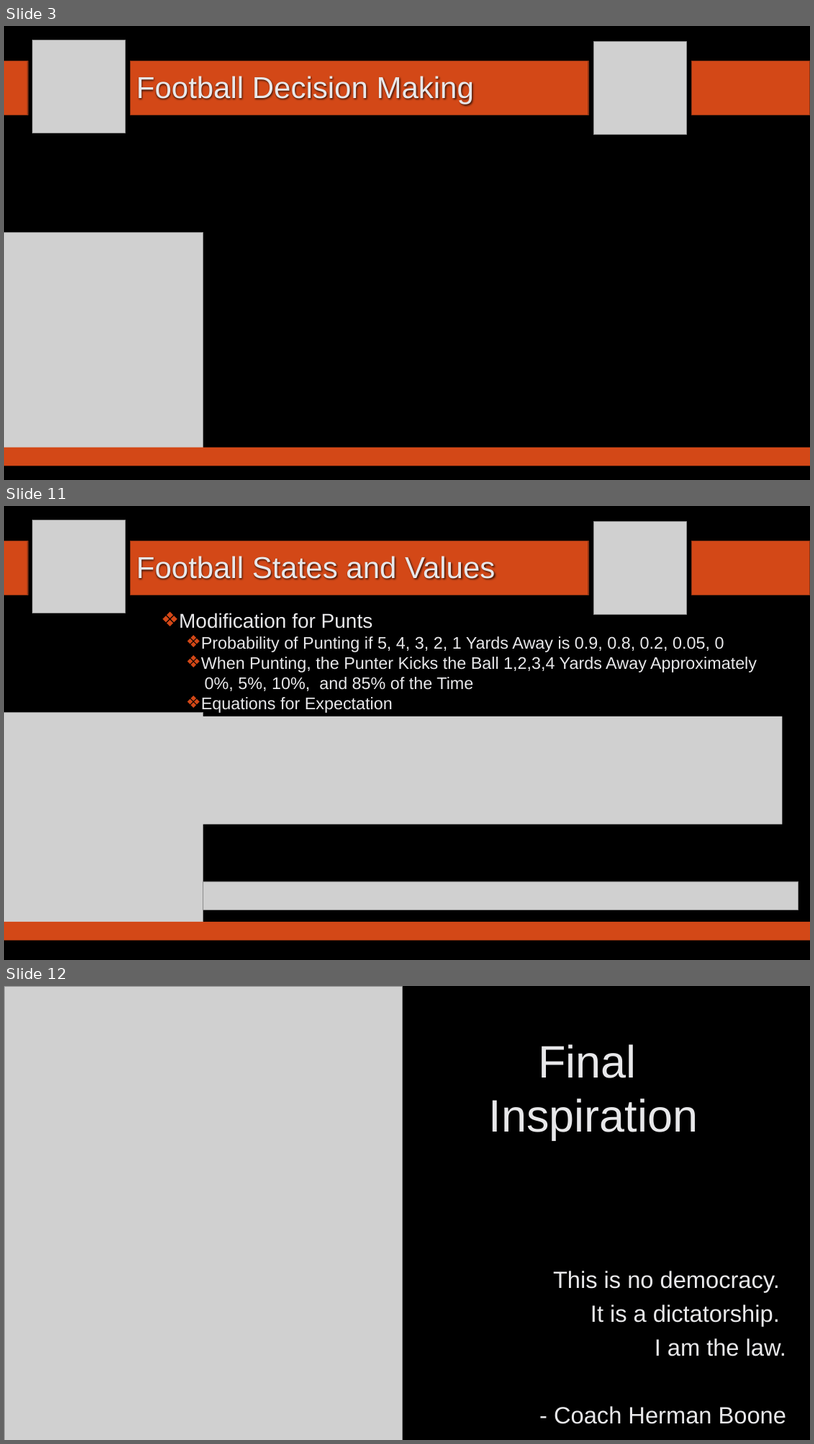
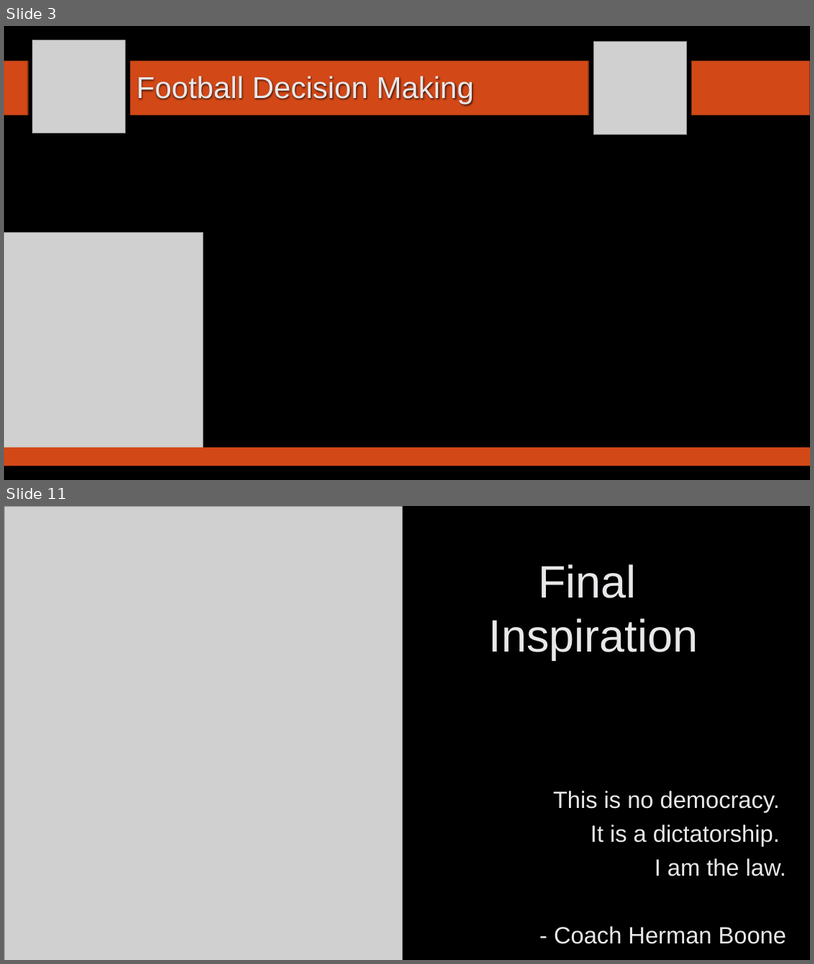
Before and after one commit to SuperMarioGiacomazzo/STOR390_WEBSITE, a slide deck: Slides/Football 4/Footballl_4_Lecture.pptx. Shown one above the other, each under a label of ours: slides 3, 11 and 12 before the commit, slides 3 and 11 after it; the slides between them are not shown. The pictures are 814x1444 and 814x964 pixels, drawn with LibreOffice and Linux fonts; fonts in the diff are those of the drawing; grey boxes stand for pictures; background and template pictures are left out. Boxes give left, top, right and bottom in pixels: in the first picture for what was removed or moved away, otherwise in the second. Text is boxed around its words. In the diff, an @@ line names an element or a change of style, - is before the commit and + after.

```diff
--- a/Slides/Football 4/Footballl_4_Lecture.pptx
+++ b/Slides/Football 4/Footballl_4_Lecture.pptx
@@ slide 11 removed at [4,506,810,960], background picture (left out) @@
@@ picture removed at [32,520,126,613] @@
@@ picture removed at [594,521,687,614] @@
@@ rectangle removed at [4,541,28,595] @@
@@ rectangle removed at [131,541,589,595] @@
@@ rectangle removed at [692,541,810,595] @@
@@ title removed at [136,556,495,580] @@
-Football States and Values
@@ text removed at [179,613,757,713] @@
-❖ Modification for Punts
-  ❖ Probability of Punting if 5, 4, 3, 2, 1 Yards Away is 0.9, 0.8, 0.2, 0.05, 0
-  ❖ When Punting, the Punter Kicks the Ball 1,2,3,4 Yards Away Approximately
-  0%, 5%, 10%, and 85% of the Time
-  ❖ Equations for Expectation
@@ picture removed at [4,713,203,928] @@
@@ picture removed at [197,716,783,824] @@
@@ picture removed at [203,881,799,909] @@
@@ rectangle removed at [4,921,810,940] @@
@@ what was slide 12 is now slide 11 @@
```
Also in this commit, not shown: 1 slide changed, 7 slides added, 7 other slides removed, 6 other files.
